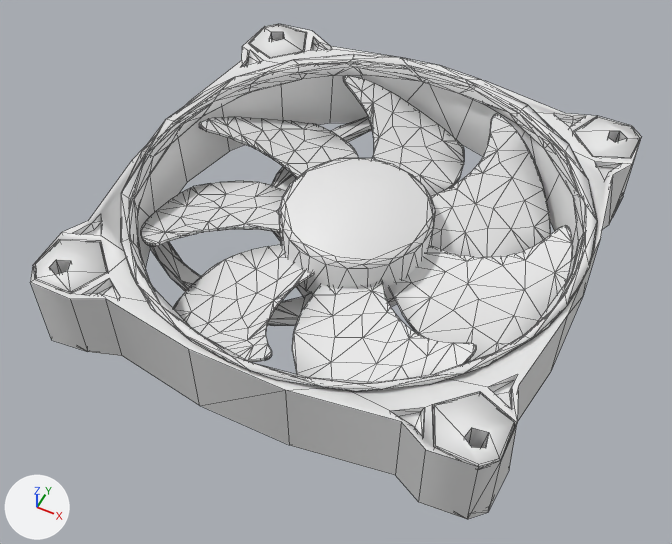
The OBJ model src/models/topfan.obj: old version first, new version second.
One viewpoint serves both versions: a camera (50 mm lens) standing at (1.32, -4.79, 7.7) and looking at (-0.2, -1.75, 3.89). The lights are fixed; the arrows at lower left show +X, +Y and +Z. Mesh edges are drawn as thin lines. Where no turn or scale is listed for an object, it has been applied to the vertices.

Objects in the first picture: 'FAN_Thermaltake_Blades.004'.
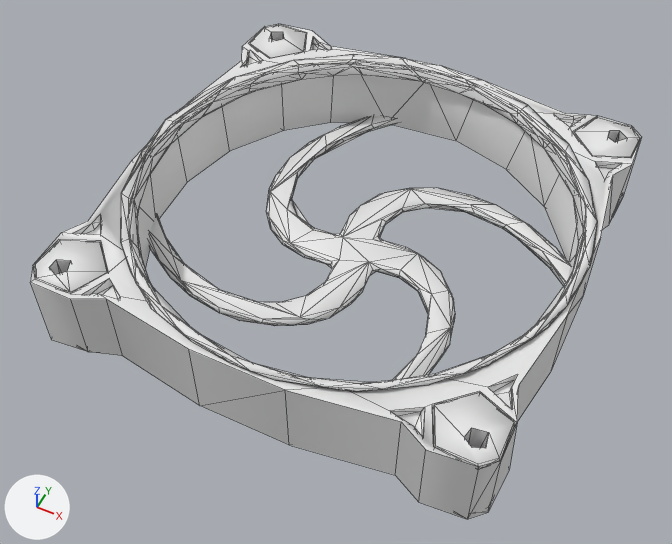
Commit message: add fan rotation

Edits to the scene script, one JSON object a line:
```json
{"block": "me_fan_thermaltake_blades_004", "where": "# used by ob_fan_thermaltake_blades_004; location = (0.0, 0.0, 0.0)"}
{"op": "remove", "block": "me_fan_thermaltake_blades_004", "code": "me_fan_thermaltake_blades_004.from_pydata(...)  # 1908 vertices, 3062 faces; spans x -1.43..1.06, y -2.78..-0.27, z 3.82..4.3"}
{"op": "add", "block": "me_fan_thermaltake_blades_004", "code": "me_fan_thermaltake_blades_004.from_pydata(...)  # 860 vertices, 1418 faces; spans x -1.43..1.06, y -2.78..-0.27, z 3.82..4.3"}
{"block": "me_fan_thermaltake_blades_004", "change": "me_fan_thermaltake_blades_004 part 1: 8 loose pieces with 1025 vertices, spanning x -1.3..0.97, y -2.68..-0.4, z 3.89..4.24, are deleted"}
{"block": "me_fan_thermaltake_blades_004", "change": "me_fan_thermaltake_blades_004 part 2"}
{"block": "me_fan_thermaltake_blades_004", "change": "23 vertices are removed from x -0.61..0.24, y -1.95..-1.11, z 3.82..3.88"}
{"block": "me_fan_thermaltake_blades_004", "change": "58 faces are deleted"}
{"block": "me_fan_thermaltake_blades_004", "change": "7 vertices move within x -1.05..0.68, y -2.56..-0.5, z 3.82..4.28"}
{"block": "me_fan_thermaltake_blades_004", "change": "33 new faces join them"}
```

Boxes (x1, y1, x2, y2) around the edits, measured in the pictures (672 x 544 px):
```json
{"part": 1, "of": "me_fan_thermaltake_blades_004", "change": "deleted", "before": [141, 75, 573, 382]}
{"part": 2, "of": "me_fan_thermaltake_blades_004", "change": "cut back", "before": [35, 24, 406, 307], "after": [35, 24, 406, 301]}
```
